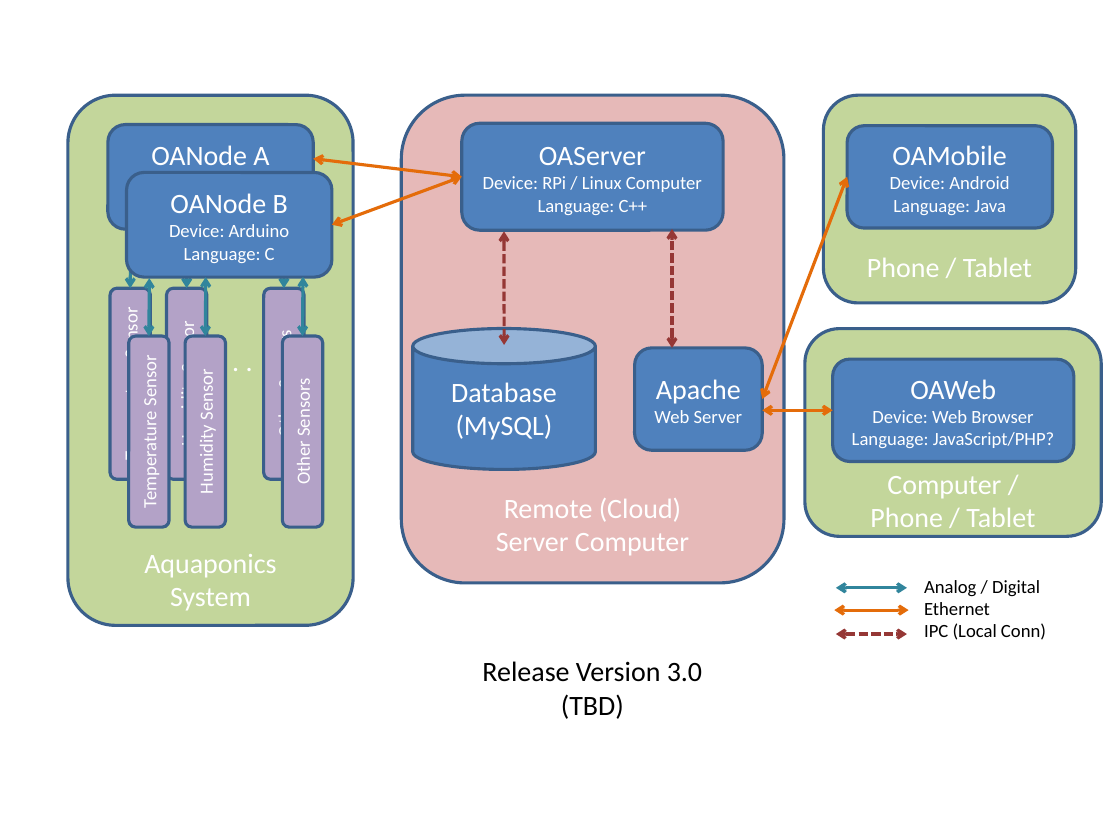
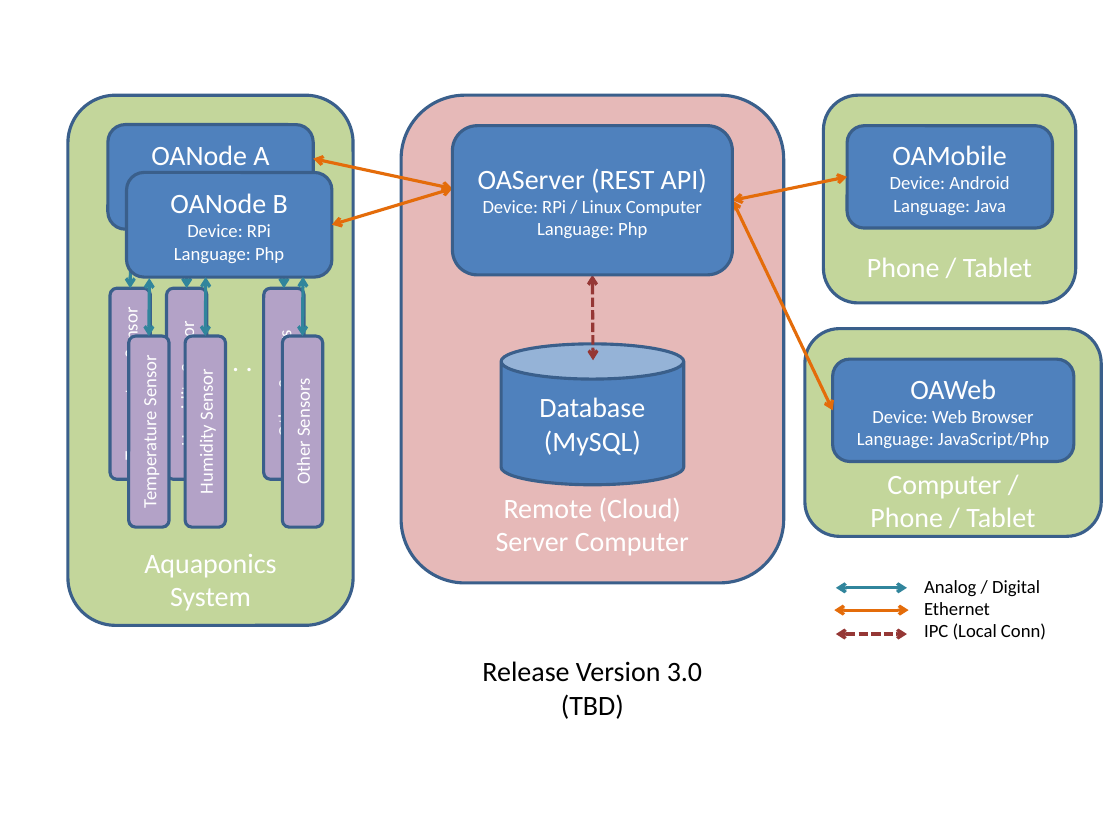
Before and after one commit to OpenAquaponics/OADocuments, a slide deck: slide 4 of Software_Release_Schedule.pptx. Drawn at 1120x840 pixels with LibreOffice and Linux fonts; fonts in the diff are those of the drawing. Boxes give left, top, right and bottom in pixels: in the first picture for what was removed or moved away, otherwise in the second. Text is boxed around its words. In the diff, an @@ line names an element or a change of style, - is before the commit and + after.

Commit message:
Updating the documentation and loading the initial cut of the instruction for installing OAServer and OANode on the RPi

```diff
--- a/Software_Release_Schedule.pptx
+++ b/Software_Release_Schedule.pptx
@@ rounded rectangle "OAServer (REST API)" resized from (x1=461, y1=123, x2=722, y2=230) to (x1=452, y1=125, x2=732, y2=274) @@
@@ double arrow moved from (314, 159) - (461, 177) to (314, 159) - (452, 188) @@
@@ text in rounded rectangle at (x1=478, y1=169, x2=707, y2=193): text changed @@
-OAServer
+OAServer (REST API)
@@ double arrow moved from (763, 399) - (847, 177) to (732, 200) - (847, 177) @@
@@ double arrow moved from (332, 225) - (461, 177) to (332, 225) - (452, 188) @@
@@ double arrow moved from (763, 410) - (832, 410) to (732, 200) - (832, 410) @@
@@ text in rounded rectangle at (x1=174, y1=224, x2=284, y2=263): text changed @@
-Device: Arduino
-Language: C
+Device: RPi
+Language: Php
@@ text in rounded rectangle at (x1=537, y1=222, x2=647, y2=238): text changed @@
-Language: C++
+Language: Php
@@ double arrow removed from (672, 348) to (672, 228) @@
@@ double arrow moved from (504, 232) - (504, 345) to (592, 274) - (594, 361) @@
@@ cylinder "Database" moved from (x1=413, y1=328, x2=596, y2=469) to (x1=501, y1=344, x2=683, y2=485) @@
@@ rounded rectangle removed at (x1=635, y1=348, x2=763, y2=450) @@
-Apache
-Web Server
@@ text in rounded rectangle at (x1=857, y1=432, x2=1049, y2=448): text changed @@
-Language: JavaScript/PHP?
+Language: JavaScript/Php
```
Also in this commit, not shown: 2 other slides changed, 6 other files.
